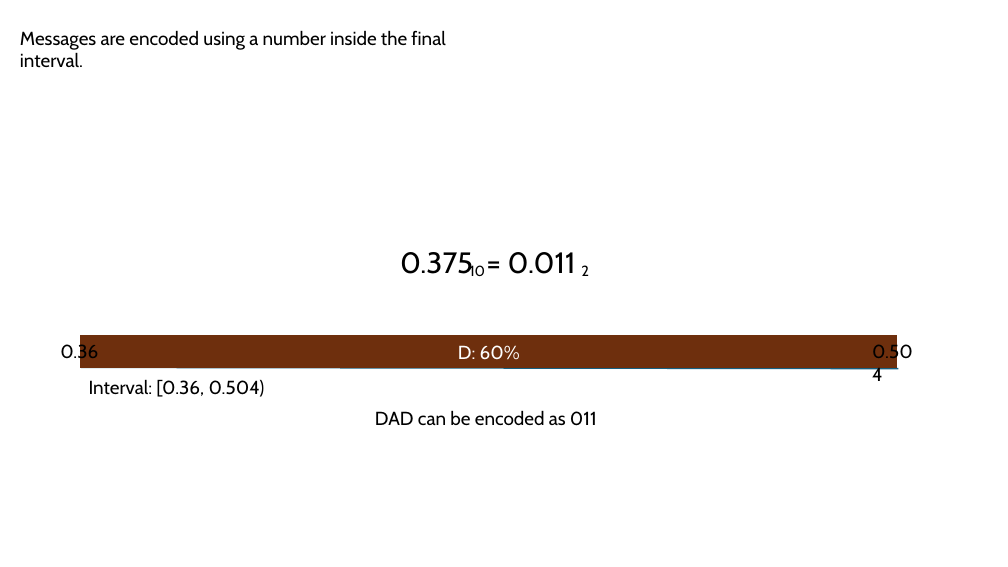
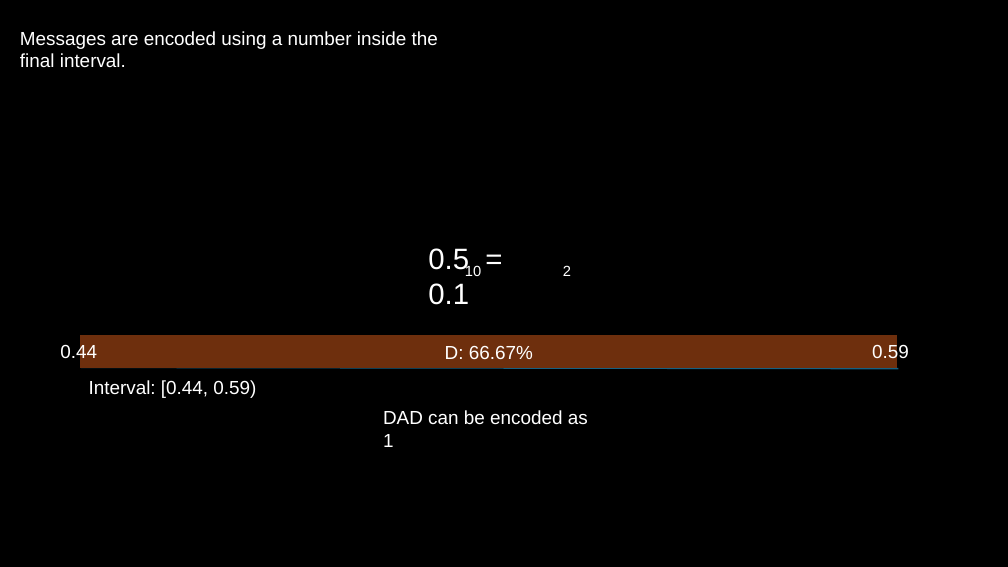
Before and after one commit to Tom-Croft/ECM3428, a slide deck: slide 10 of project_presentation.pptx. Drawn at 1008x567 pixels with LibreOffice and Linux fonts; fonts in the diff are those of the drawing. Boxes give left, top, right and bottom in pixels: in the first picture for what was removed or moved away, otherwise in the second. Text is boxed around its words. In the diff, an @@ line names an element or a change of style, - is before the commit and + after.

```diff
--- a/project_presentation.pptx
+++ b/project_presentation.pptx
@@ background #FFFFFF to #000000 @@
@@ text "Messages are encoded using a ..." at bbox=[20, 31, 438, 68]: font Cabin to Arial, text colour #000000 to #FFFFFF @@
@@ text at bbox=[428, 248, 469, 305]: text changed; font Cabin to Arial; text colour #000000 to #FFFFFF @@
-0.375 = 0.011
+0.5 = 0.1
@@ text "10 2" at bbox=[465, 264, 571, 276]: font Cabin to Arial, text colour #000000 to #FFFFFF @@
@@ text at bbox=[60, 344, 97, 363]: text changed; font Cabin to Arial; text colour #000000 to #FFFFFF @@
-0.36
+0.44
@@ text in rectangle at bbox=[445, 345, 533, 359]: text changed; font Cabin to Arial @@
-D: 60%
+D: 66.67%
@@ text at bbox=[872, 344, 909, 363]: text changed; font Cabin to Arial; text colour #000000 to #FFFFFF @@
-0.504
+0.59
@@ text at bbox=[89, 380, 256, 398]: text changed; font Cabin to Arial; text colour #000000 to #FFFFFF @@
-Interval: [0.36, 0.504)
+Interval: [0.44, 0.59)
@@ text at bbox=[383, 410, 588, 447]: text changed; font Cabin to Arial; text colour #000000 to #FFFFFF @@
-DAD can be encoded as 011
+DAD can be encoded as 1
```
Also in this commit, not shown: 11 other slides changed, 1 slide added.
